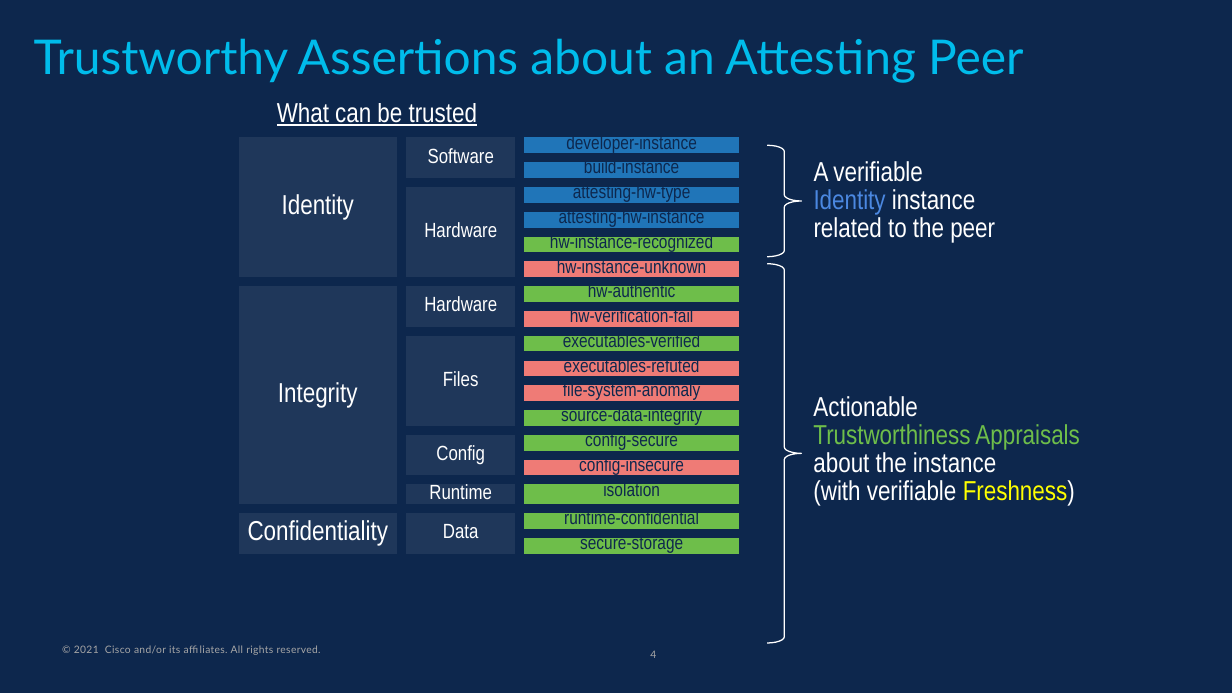
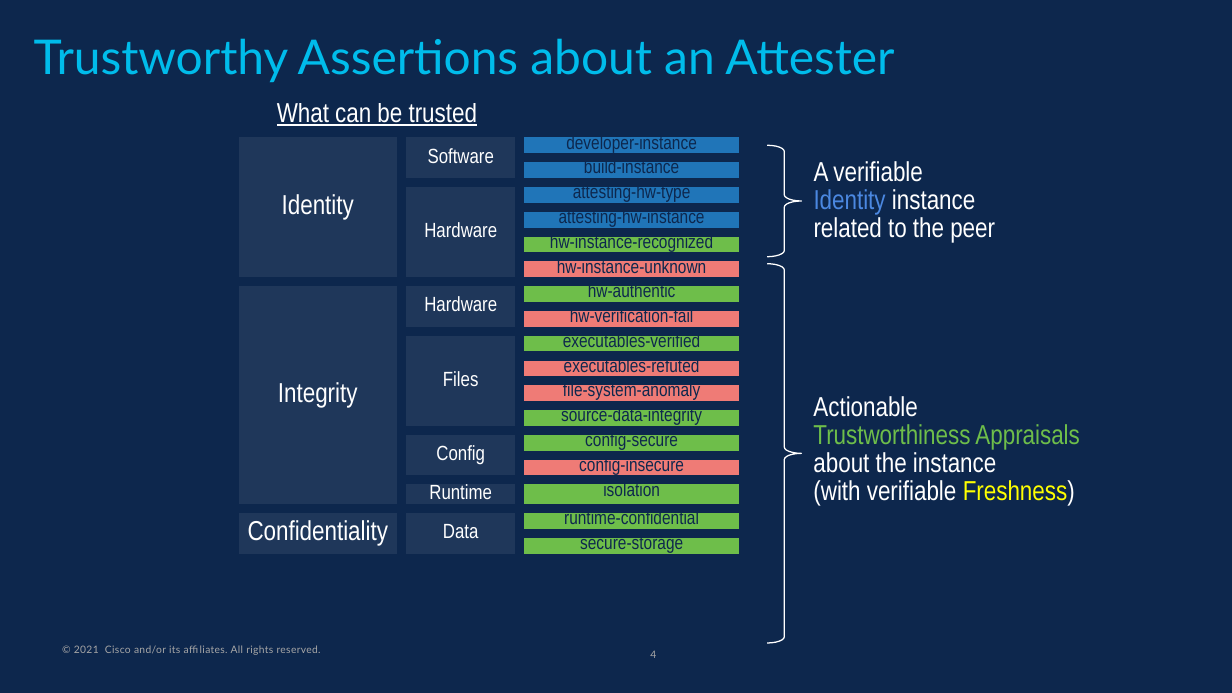
Before and after one commit to ietf-rats/draft-voit-rats-attestation-results, a slide deck: slide 4 of Presentations/CCC-Attestation-SIG-v24May2021.pptx. Drawn at 1232x693 pixels with LibreOffice and Linux fonts; fonts in the diff are those of the drawing. Boxes give left, top, right and bottom in pixels: in the first picture for what was removed or moved away, otherwise in the second. Text is boxed around its words. In the diff, an @@ line names an element or a change of style, - is before the commit and + after.

```diff
--- a/Presentations/CCC-Attestation-SIG-v24May2021.pptx
+++ b/Presentations/CCC-Attestation-SIG-v24May2021.pptx
@@ title at (x1=34, y1=38, x2=894, y2=82): text changed @@
-Trustworthy Assertions about an Attesting Peer
+Trustworthy Assertions about an Attester
```
Also in this commit, not shown: 3 other slides changed.
